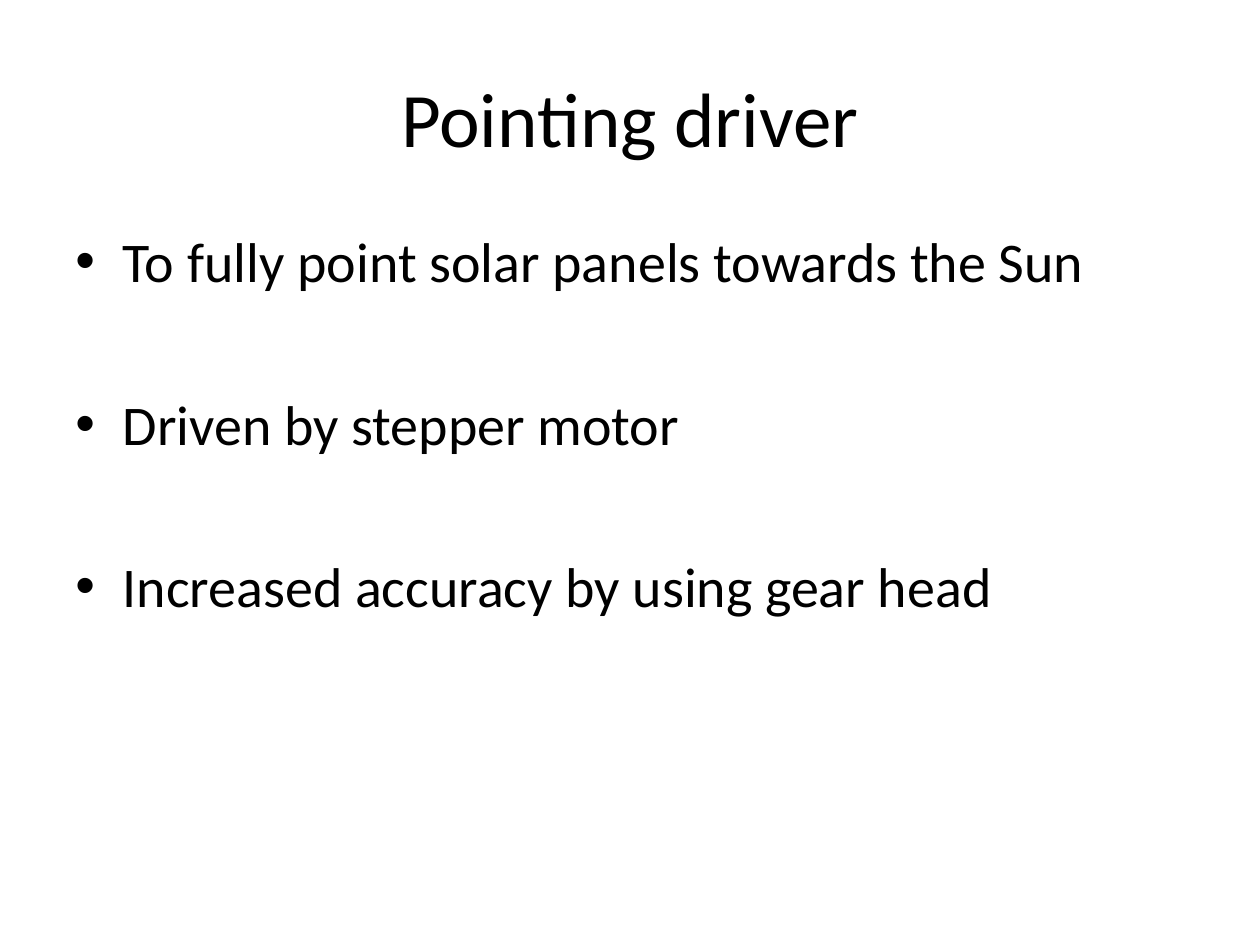
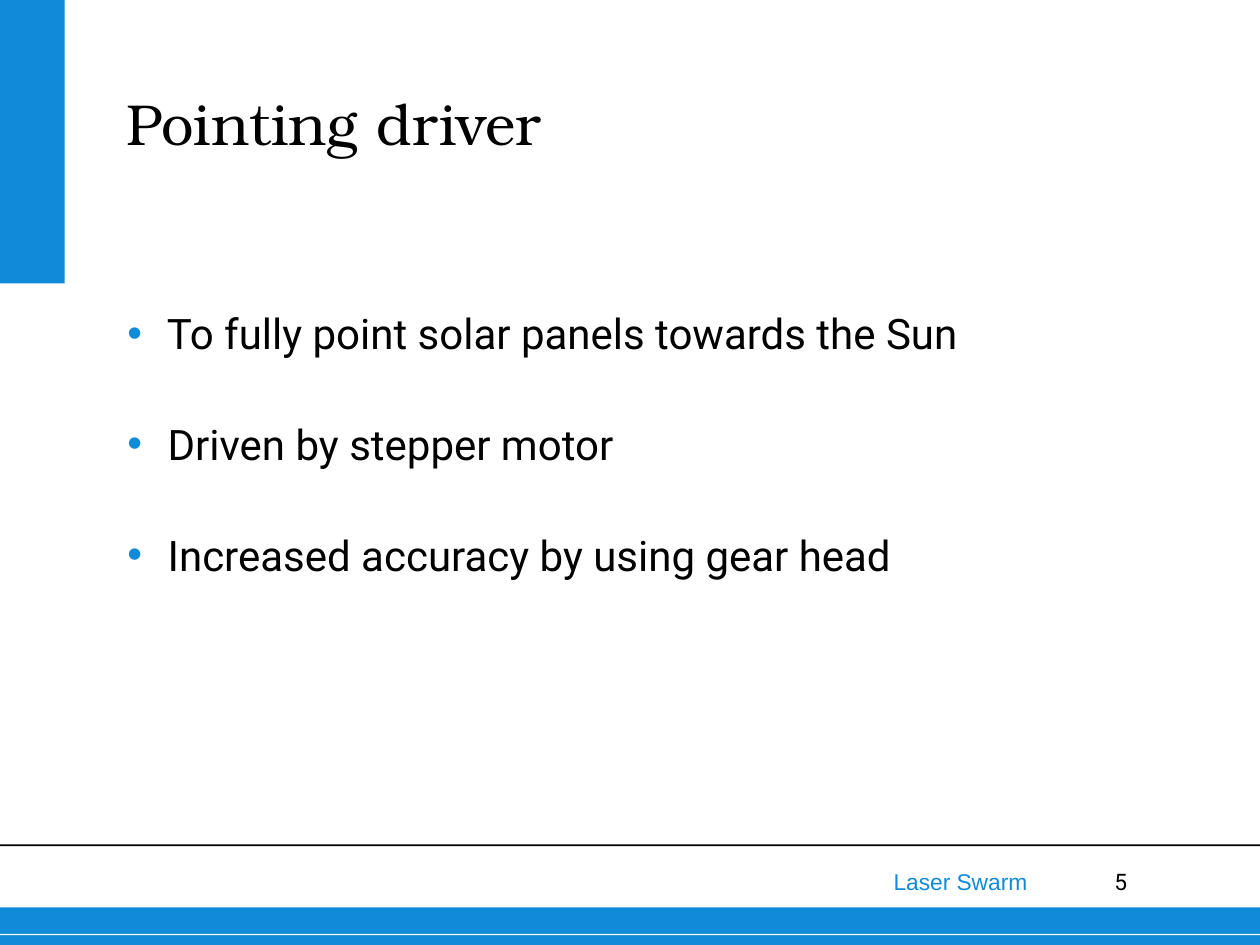
Before and after one commit to thewisenerd/laser-swarm, a slide deck: slide 5 of finalPresentation/subsections/EPS Final Design.ppt. Drawn at 1260x945 pixels with LibreOffice and Linux fonts; fonts in the diff are those of the drawing; background and template pictures are left out. Boxes give left, top, right and bottom in pixels: in the first picture for what was removed or moved away, otherwise in the second. Text is boxed around its words. In the diff, an @@ line names an element or a change of style, - is before the commit and + after.

```diff
--- a/finalPresentation/subsections/EPS Final Design.ppt
+++ b/finalPresentation/subsections/EPS Final Design.ppt
@@ rectangle added at <box>0,0,64,284</box>, fill #108BD9 @@
@@ text "Pointing driver": place and size @@
-text "Pointing driver" at <box>401,93,858,161</box>
+text "Pointing driver" at <box>126,103,541,159</box>
@@ text "Pointing driver" at <box>126,103,541,159</box>: size 44 to 33 pt, font Calibri to TeX Gyre Bonum; alignment centre to left; indent changed; vertical alignment middle to bottom @@
@@ text "To fully point solar panels ...": place and size @@
-text "To fully point solar panels ..." at <box>123,243,1084,617</box>
+text "To fully point solar panels ..." at <box>167,317,957,580</box>
@@ text "To fully point solar panels ..." at <box>167,317,957,580</box>: size 32 to 24 pt, font Calibri to Roboto; indent changed; line spacing 1 to 1.1; less space between paragraphs; bullet colour #000000 to #108BD9 @@
@@ line added from (0, 845) to (1260, 845), #000000 0.99 pt @@
@@ text added at <box>894,874,1028,891</box>, 13 pt, text #108BD9 @@
+Laser Swarm
@@ page number added at <box>1114,873,1127,891</box>, 13 pt, text #000000 @@
+5
@@ rectangle added at <box>0,907,1260,945</box>, fill #108BD9 @@
@@ line added from (0, 935) to (1260, 935), #FFFFFF 0.74 pt @@
```
Also in this commit, not shown: 8 other slides changed.
